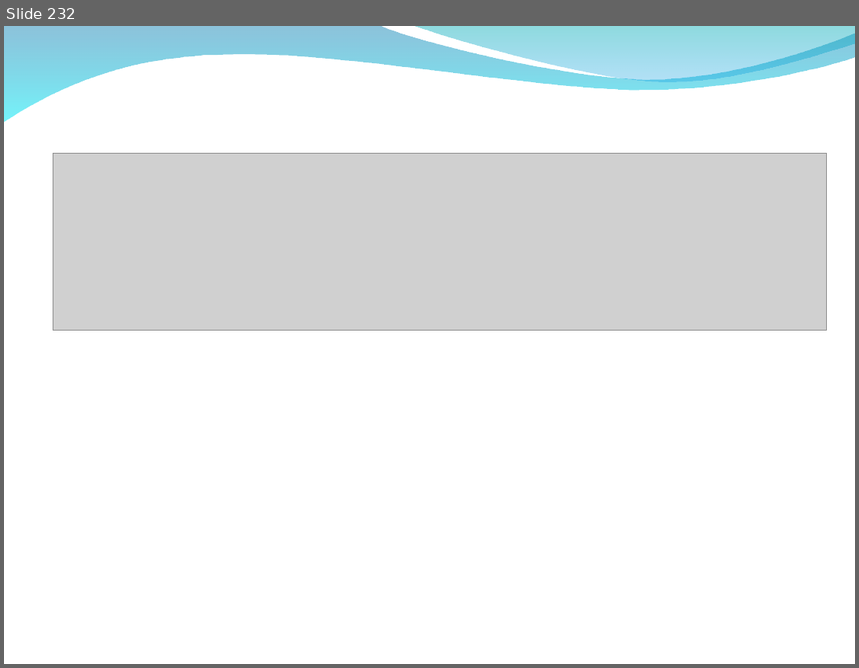
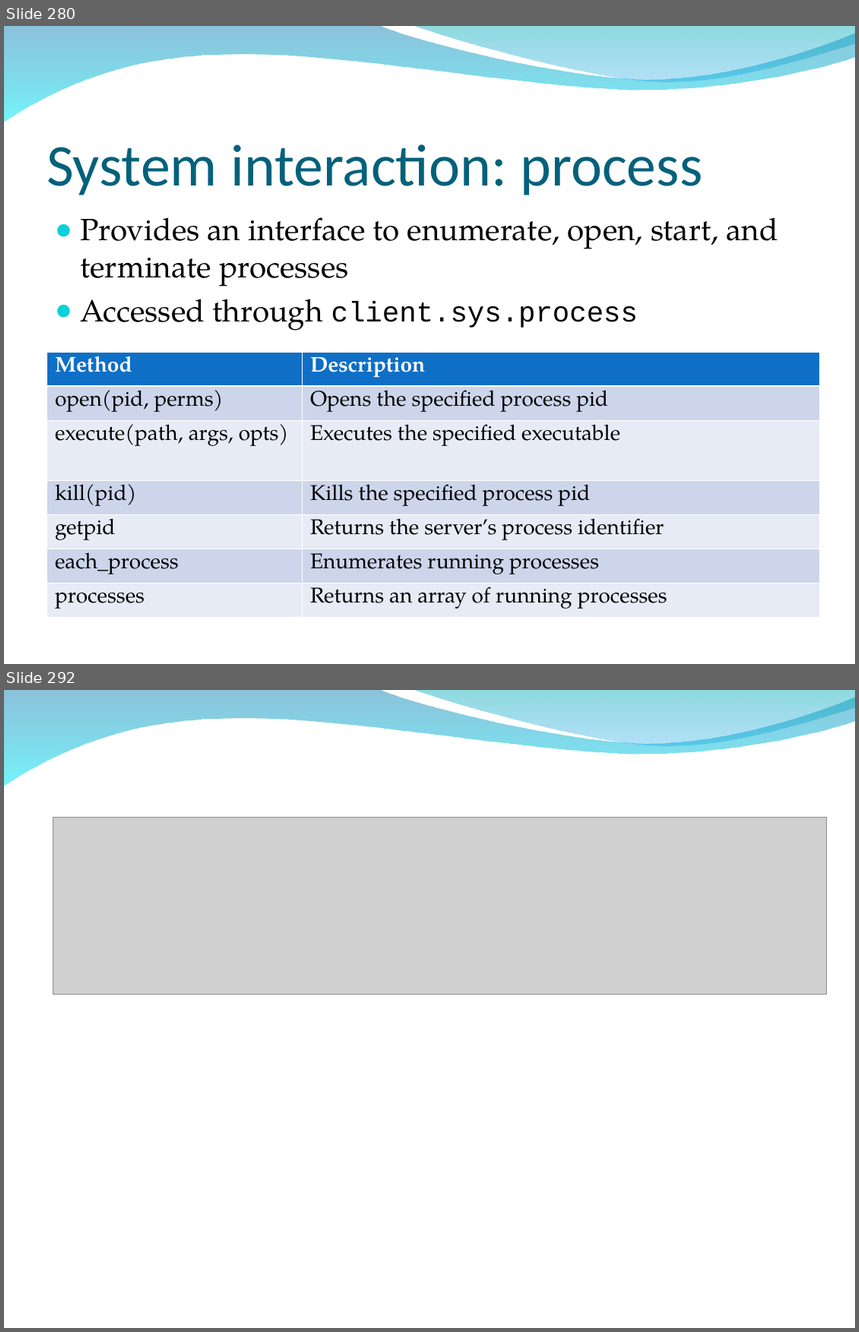
Before and after one commit to radar-webhook-testing/metasploit-framework-commits, a slide deck: dev/materials/msf3_internals_training/slides/bh_training_deck.ppt. Shown one above the other, each under a label of ours: slide 232 before the commit, slides 280 and 292 after it; the slides between them are not shown. The pictures are 859x668 and 859x1332 pixels, drawn with LibreOffice and Linux fonts; fonts in the diff are those of the drawing; grey boxes stand for pictures; background and template pictures are left out. Boxes give left, top, right and bottom in pixels: in the first picture for what was removed or moved away, otherwise in the second. Text is boxed around its words. In the diff, an @@ line names an element or a change of style, - is before the commit and + after.

```diff
--- a/dev/materials/msf3_internals_training/slides/bh_training_deck.ppt
+++ b/dev/materials/msf3_internals_training/slides/bh_training_deck.ppt
@@ slide 280 added at [4, 26, 855, 664], background picture (left out); not listed: 2 template elements that a slide beside it also shows @@
@@ title added at [47, 145, 702, 195], 50 pt, text #04617B @@
+System interaction: process
@@ text added at [80, 218, 778, 331], 26 pt, text #000000 @@
+● Provides an interface to enumerate, open, start, and terminate processes
+● Accessed through client.sys.process
@@ table added at [47, 352, 819, 612], 7 rows, 2 columns @@
+Method | Description
+open(pid, perms) | Opens the specified process pid
+execute(path, args, opts) | Executes the specified executable
+kill(pid) | Kills the specified process pid
+getpid | Returns the server’s process identifier
+each_process | Enumerates running processes
+processes | Returns an array of running processes
@@ what was slide 232 is now slide 292 @@
```
Also in this commit, not shown: 60 other slides added.
